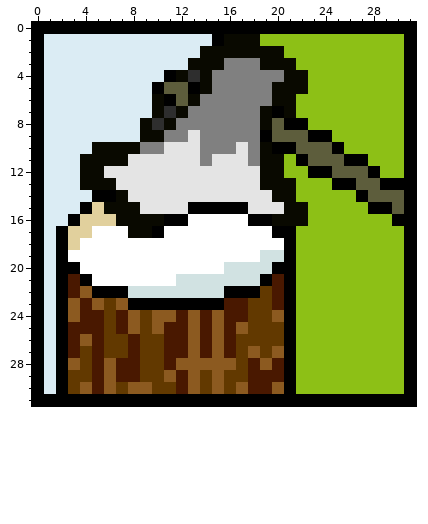
Two states of a pixel-art sprite, core/assets/sounds/cues/lumbearjack/icon.png. Above, as it was before the edit.
The file is 32x32 pixels. Colours within 5 levels of each other are drawn and written as one.
Once edited:
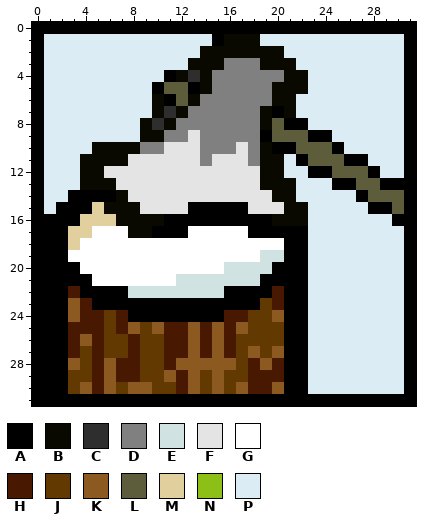
Palette (. is transparent): A #000000  B #090900  C #2e2e2e  D #808080  E #d1e2e2  F #e4e4e4  G #ffffff  H #491800  J #623900  K #8c5a20  L #5d5d3c  M #e1d09d  N #8dc016  P #dbecf4
Commit message: Update Lumbearjack icon it was bugging the FUCK out of me
Edits made:
Changed rows in their new state; - is an unchanged pixel.
first column x 1:
 1 ------------------PPPPPPPPPPPP
 2 --------------------PPPPPPPPPP
 3 ---------------------PPPPPPPPP
 4 ----------------------PPPPPPPP
 5 ----------------------PPPPPPPP
 6 ---------------------PPPPPPPPP
 7 ---------------------PPPPPPPPP
 8 ----------------------PPPPPPPP
 9 ------------------------PPPPPP
10 -------------------------PPPPP
11 --------------------P------PPP
12 --------------------PP------PP
13 ---------------------PPP------
14 --AA-----------------PPPPP----
15 -AA-------------------PPPPP---
16 AA----------AAAAA-----PPPPPPP-
17 A---------AA-----AA--APPPPPPPP
18 A--------------------APPPPPPPP
19 A--------------------APPPPPPPP
20 A--------------------APPPPPPPP
21 A-A----------------A-APPPPPPPP
22 A--A--------------A--APPPPPPPP
23 A---AAA--------AAA---APPPPPPPP
24 A------AAAAAAAA------APPPPPPPP
25 A--------------------APPPPPPPP
26 A--------------------APPPPPPPP
27 A--------------------APPPPPPPP
28 A--------------------APPPPPPPP
29 A--------------------APPPPPPPP
30 A--------------------APPPPPPPP
Boxes around the changes in both pictures, in picture pixels (x1, y1, x2, y2):
changed: (44, 34, 404, 394)
